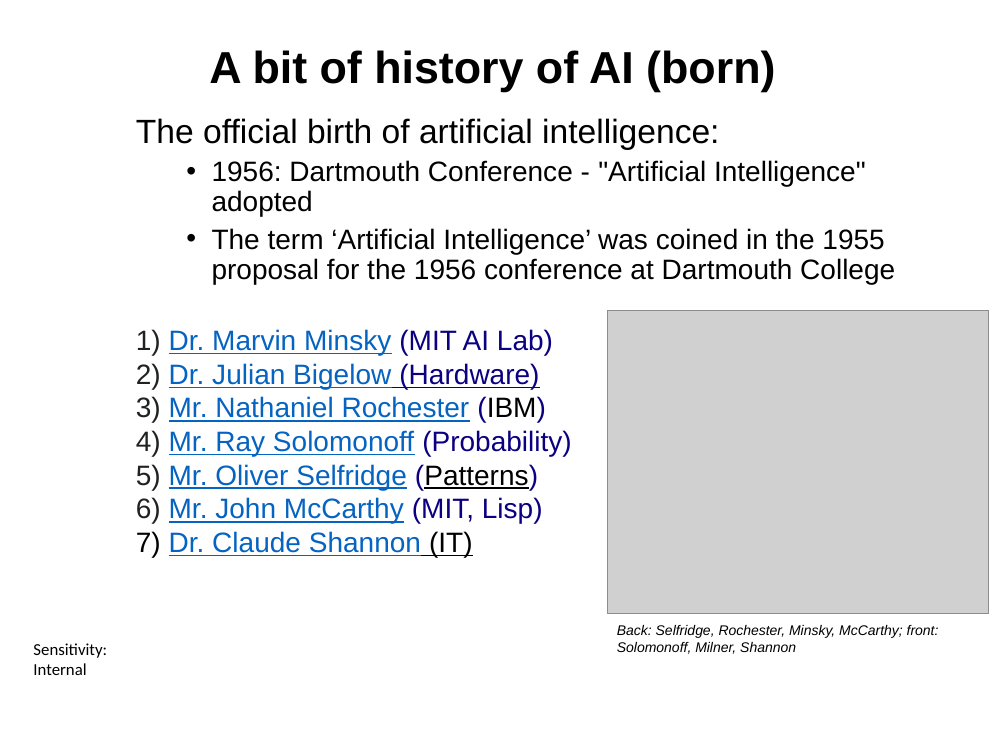
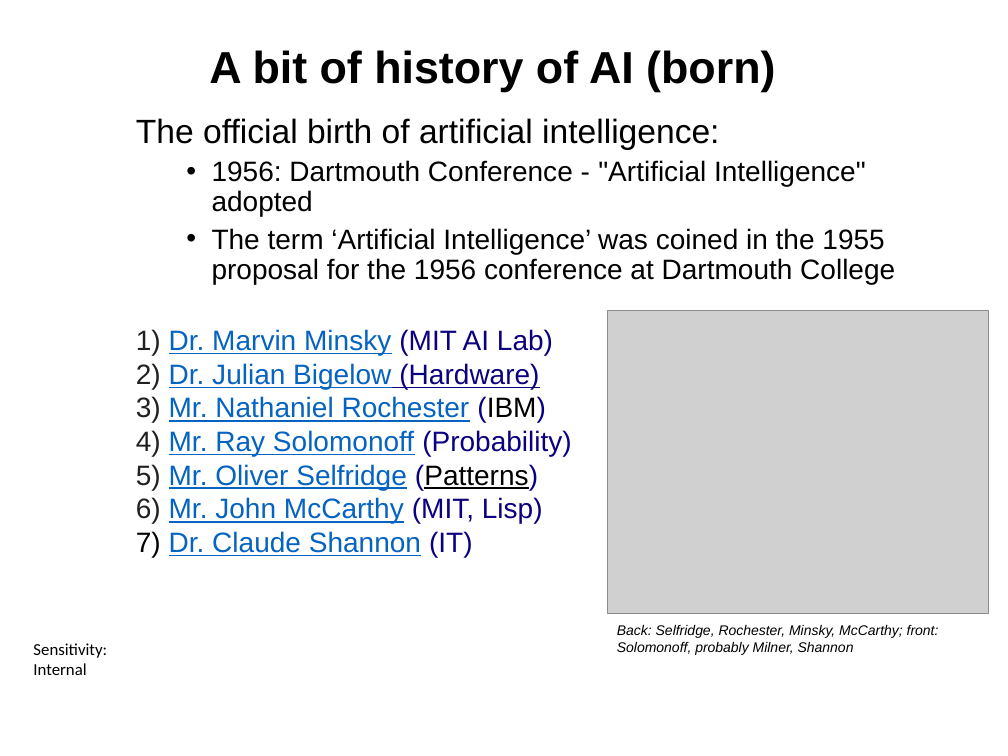
Before and after one commit to ctsallis/frontiers_in_ai_and_data_science, a slide deck: slide 20 of content/Lectures/Semester 1/Week 1/1 Lecture/1.1 Introduction to Frontiers in AI and Data Science (Lecture).pptx. Drawn at 1008x756 pixels with LibreOffice and Linux fonts; fonts in the diff are those of the drawing; grey boxes stand for pictures; background and template pictures are left out. Boxes give left, top, right and bottom in pixels: in the first picture for what was removed or moved away, otherwise in the second. Text is boxed around its words. In the diff, an @@ line names an element or a change of style, - is before the commit and + after.

```diff
--- a/content/Lectures/Semester 1/Week 1/1 Lecture/1.1 Introduction to Frontiers in AI and Data Science (Lecture).pptx
+++ b/content/Lectures/Semester 1/Week 1/1 Lecture/1.1 Introduction to Frontiers in AI and Data Science (Lecture).pptx
@@ text at (x1=136, y1=531, x2=473, y2=557): text colour #000000 to #0B0080, underline off in "(IT)" @@
@@ text at (x1=617, y1=625, x2=939, y2=655): text changed @@
-Back: Selfridge, Rochester, Minsky, McCarthy; front: Solomonoff, Milner, Shannon
+Back: Selfridge, Rochester, Minsky, McCarthy; front: Solomonoff, probably Milner, Shannon
```
Also in this commit, not shown: 11 other slides changed, 2 other files.
